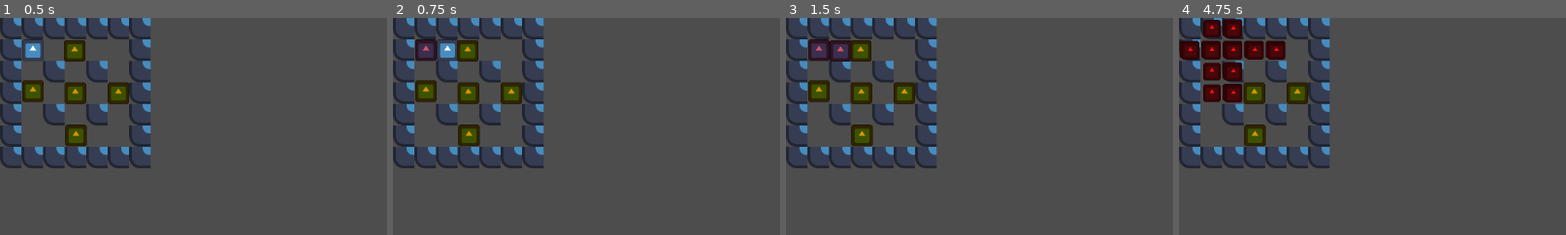
Above: before the commit, frames 1-4 (left to right).
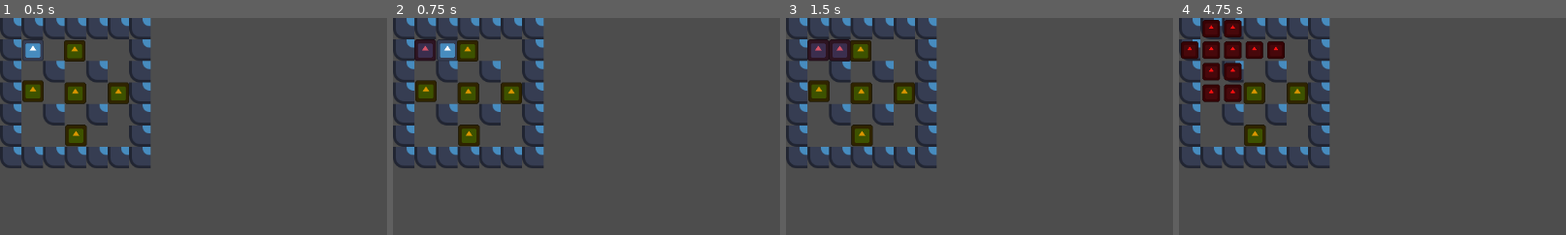
Above: after the commit, the same moments.

Repository: Overkane/bomberman
Game: Godot game, scene res://scenes/levels/level1_1/level1_1.tscn
The game is run twice, just before and just after one commit, with the same random seed, the same clock (stepped at 60 frames per second) and the same inputs. The engine's default icon, where the game draws it, is replaced by a stand-in: a white triangle on a blue panel in a dark square.
Inputs:
- Up to frame 1 (0.5 s): no input
- Up to frame 2 (0.75 s): tap Enter at 0.5 s; hold D (move_right) from 0.53 s (still down); hold J (place_bomb) from 0.53 s (still down)
- Up to frame 3 (1.5 s): tap Space at 1.25 s; release D (move_right) at 1.28 s; release J (place_bomb) at 1.28 s; hold S (move_down) from 1.28 s (still down); tap J (place_bomb) at 1.35 s
- Up to frame 4 (4.75 s): tap Enter at 2, 3.5 s; release S (move_down) at 2.03 s; hold D (move_right) 2.03-2.78 s; hold J (place_bomb) 2.03-2.78 s; tap Space at 2.75, 4.25 s; hold W (move_up) 2.78-3.53 s; tap J (place_bomb) at 2.85, 4.35 s; hold J (place_bomb) 3.53-4.28 s; hold A (move_left) from 3.53 s (still down)
The pictures show only the part of the screen within x 0-50%, y 0-50%; the shares and areas given below are measured in that part.

Frame 1 is identical in both runs. In frame 2, less than 0.1% of the frame differs, in the area x 5-12%, y 9-20%; in frame 3, 0.2%; in frame 4, 1.0%, in the area x 0-28%, y 0-39%.

Commit message:
Add snapping to bomb placement

Diff:
--- a/scenes/player/player.gd
+++ b/scenes/player/player.gd
@@ -13,7 +13,17 @@
 func _input(event) -> void:
 	if event.is_action_pressed(&"place_bomb"):
 		var bomb: Bomb = BOMB_SCENE.instantiate()
-		bomb.global_position = global_position
+		# Bomb shoulbe be placed only in the center of each tile, which will be the half of tile size.
+		# To exclude position between tiles, need to check if one of coords can be divided by tile size.
+		# If it is, then need to add offset to the closest tile center.
+		var snapped_position: Vector2 = snapped(global_position, Vector2(Globals.TILE_SIZE, Globals.TILE_SIZE) / 2)
+		if is_zero_approx(fmod(snapped_position.x, Globals.TILE_SIZE)):
+			var offset_mult = 1 if global_position.x > snapped_position.x else -1
+			snapped_position.x += offset_mult * Globals.TILE_SIZE / 2.0
+		if is_zero_approx(fmod(snapped_position.y, Globals.TILE_SIZE)):
+			var offset_mult = 1 if global_position.y > snapped_position.y else -1
+			snapped_position.y += offset_mult * Globals.TILE_SIZE / 2.0
+		bomb.global_position = snapped_position
 		get_tree().root.add_child(bomb)
 
 
